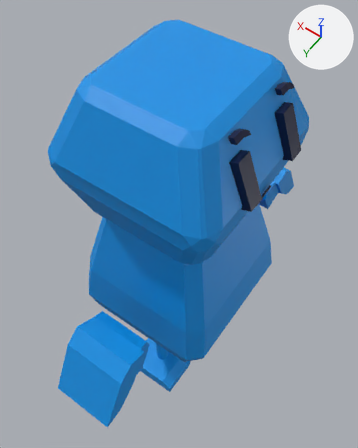
What one commit did to the glTF model assets/models/player_blue/player_blue.gltf.
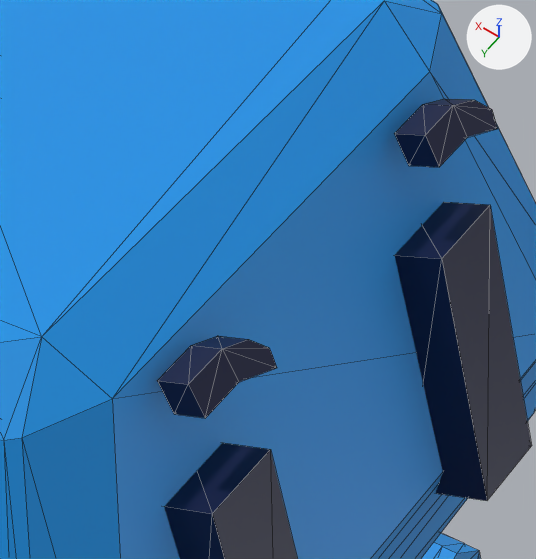
There are two pictures of each version: one whole from a 50 mm camera at (-1.918, 2.736, 7.018) aimed at (0.137, -0.141, 2.497), one close up on the part from 55% to 84% of the width and 14% to 39% of the height. The lights are fixed; the arrows at upper right show +X, +Y and +Z. The close-ups show mesh edges as thin lines. Where no turn or scale is listed for an object, it has been applied to the vertices. Vertices at the same position are counted once.
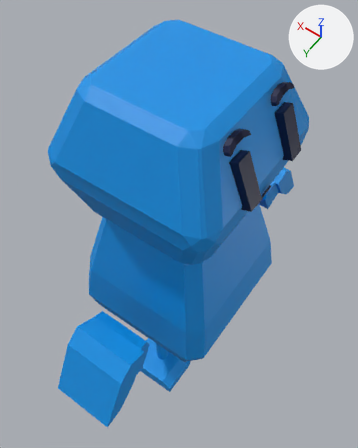
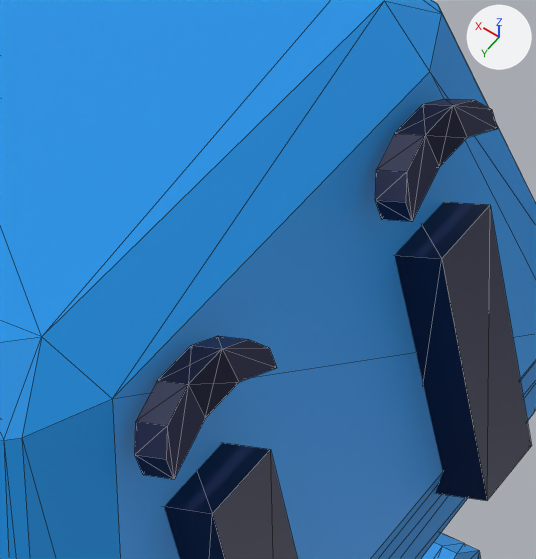
Commit message: updated player files

Pixel boxes (x1, y1, x2, y2) of what changed, in the close-ups (536 x 559 px):
'Cube.002', reshaped (18% wider, 73% taller): before (157, 336, 277, 418); after (135, 336, 277, 479)
'Cube.003', reshaped (19% wider, 78% taller): before (395, 99, 498, 167); after (375, 99, 498, 221)
part 1 of me_cube_006, added (blue): after (135, 345, 239, 479)
part 2 of me_cube_009, added (blue): after (375, 104, 467, 221)

Diff of the bpy script that builds the scene:
```diff
--- a/assets/models/player_blue/player_blue.gltf.py
+++ b/assets/models/player_blue/player_blue.gltf.py
@@ me_cube_006 @@
 # used by ob_cube_002; location = (-0.702, 0.34, 4.596); rotation_euler = (0.0, 0.367, 0.0), in degrees (0, 21, 0); scale = (-0.045, -0.045, -0.045)
-me_cube_006.from_pydata(...)  # 14 vertices, 24 faces; spans x -0.62..0.89, y -1.0..3.09, z -1.0..1.03
+me_cube_006.from_pydata(...)  # 20 vertices, 48 faces; spans x -0.62..0.89, y -3.09..3.09, z -1.0..1.03
+# me_cube_006 part 1
+# 6 vertices are added at (-0.33, -3.09, 1.03), (-0.43, -3.09, 0.3), (-0.62, -2.41, -0.44), (0.84, -3.09, 1.03), (0.55, -2.41, -0.44), (0.74, -3.09, 0.3)
+# 24 new faces join them
 me_cube_006.materials.append(mat_material)
@@ me_cube_009 @@
 # used by ob_cube_003; location = (-0.702, -0.34, 4.596); rotation_euler = (0.0, 0.367, 0.0), in degrees (0, 21, 0); scale = (-0.045, -0.045, -0.045)
-me_cube_009.from_pydata(...)  # 14 vertices, 24 faces; spans x -0.62..0.89, y -1.0..3.09, z -1.0..1.03
+me_cube_009.from_pydata(...)  # 20 vertices, 48 faces; spans x -0.62..0.89, y -3.09..3.09, z -1.0..1.03
+# me_cube_009 part 2
+# 6 vertices are added at (-0.33, -3.09, 1.03), (-0.43, -3.09, 0.3), (-0.62, -2.41, -0.44), (0.84, -3.09, 1.03), (0.55, -2.41, -0.44), (0.74, -3.09, 0.3)
+# 24 new faces join them
 me_cube_009.materials.append(mat_material_003)
```
